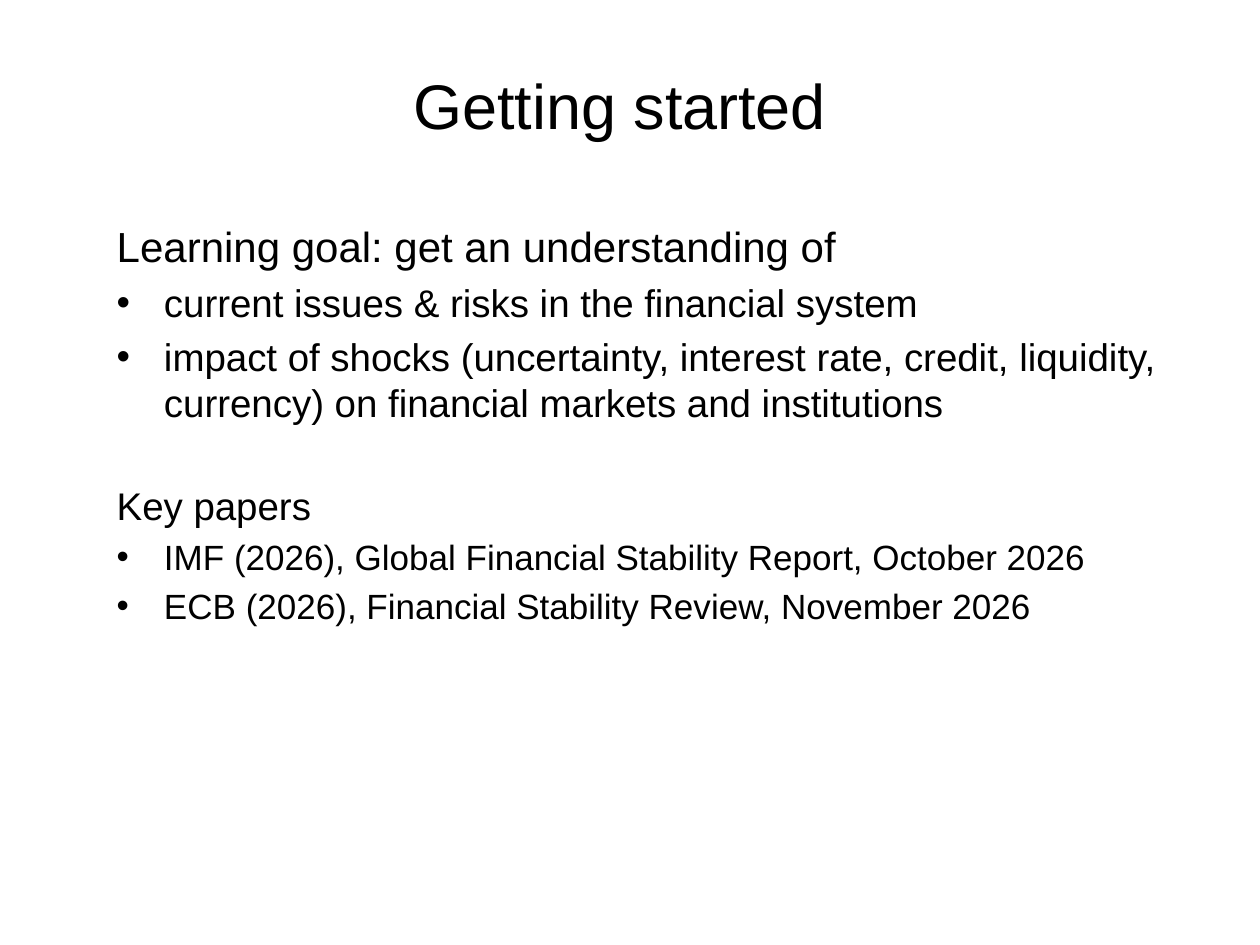
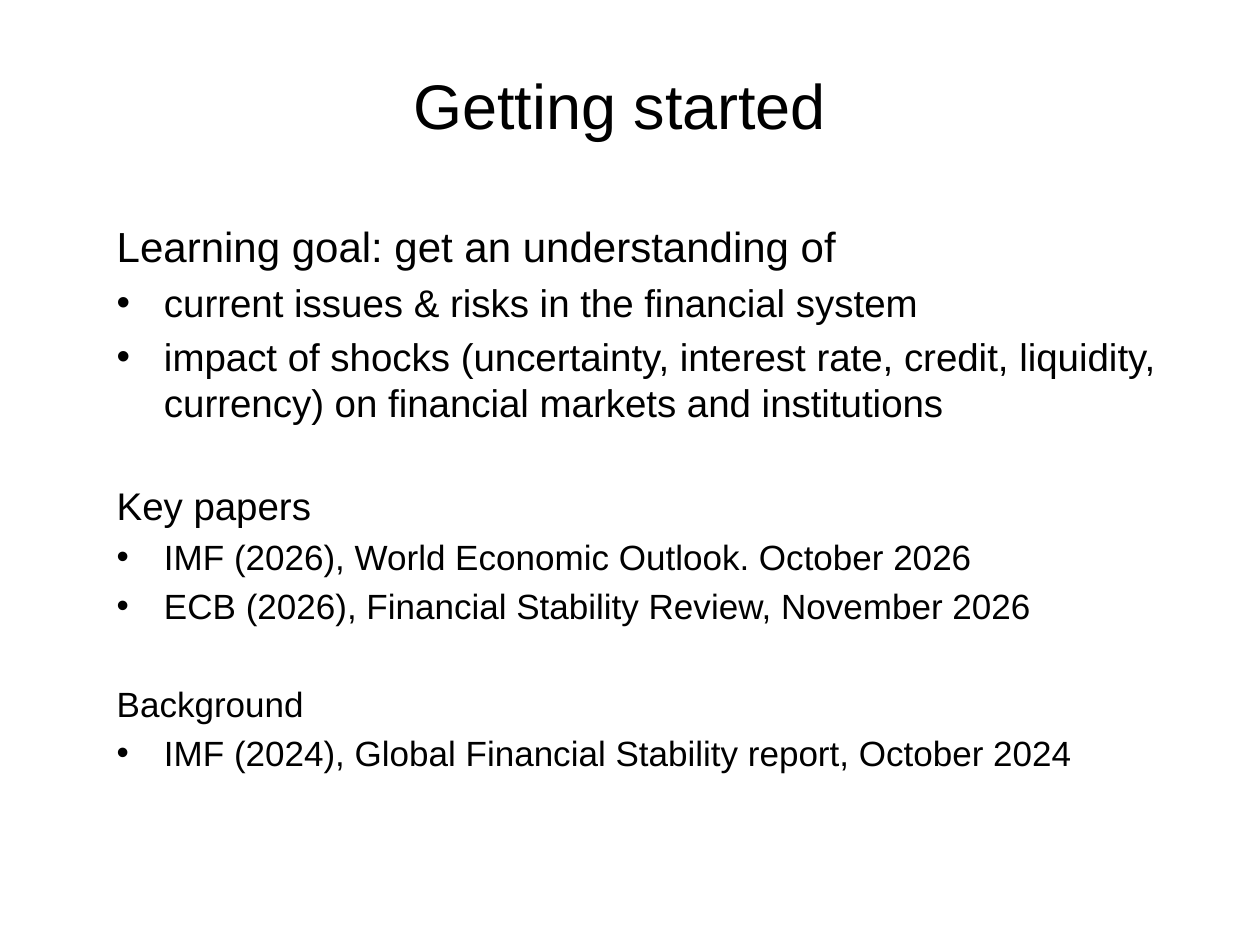
Before and after one commit to vandenEnd/VU, a slide deck: slide 2 of MIF_lecture_1_2027 V.pptx. Drawn at 1260x945 pixels with LibreOffice and Linux fonts; fonts in the diff are those of the drawing. Boxes give left, top, right and bottom in pixels: in the first picture for what was removed or moved away, otherwise in the second. Text is boxed around its words. In the diff, an @@ line names an element or a change of style, - is before the commit and + after.

```diff
--- a/MIF_lecture_1_2027 V.pptx
+++ b/MIF_lecture_1_2027 V.pptx
@@ text at [164, 544, 971, 576]: text changed @@
-• IMF (2026), Global Financial Stability Report, October 2026
+• IMF (2026), World Economic Outlook. October 2026
@@ text at [117, 691, 1071, 772]: paragraphs added @@
+Background
+• IMF (2024), Global Financial Stability report, October 2024
```
Also in this commit, not shown: 2 other slides changed, 4 slides added, 3 slides removed, 6 other files.
